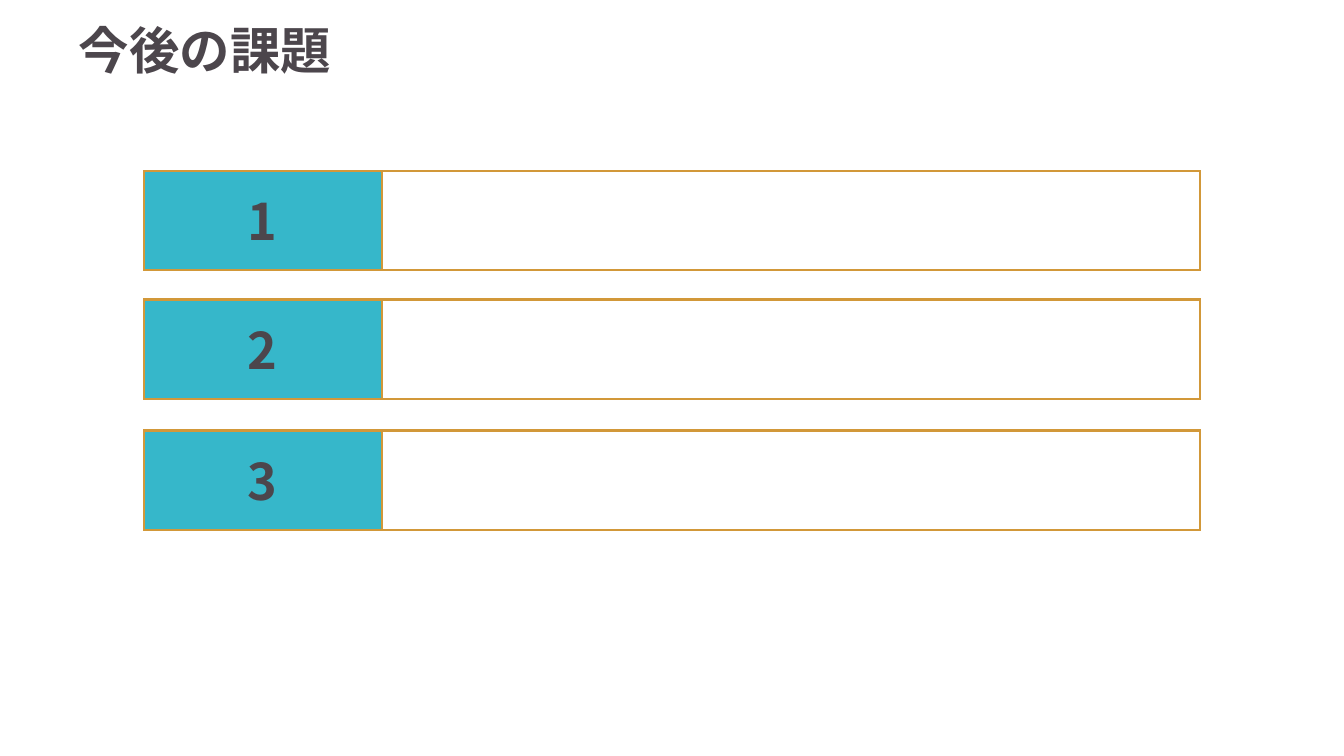
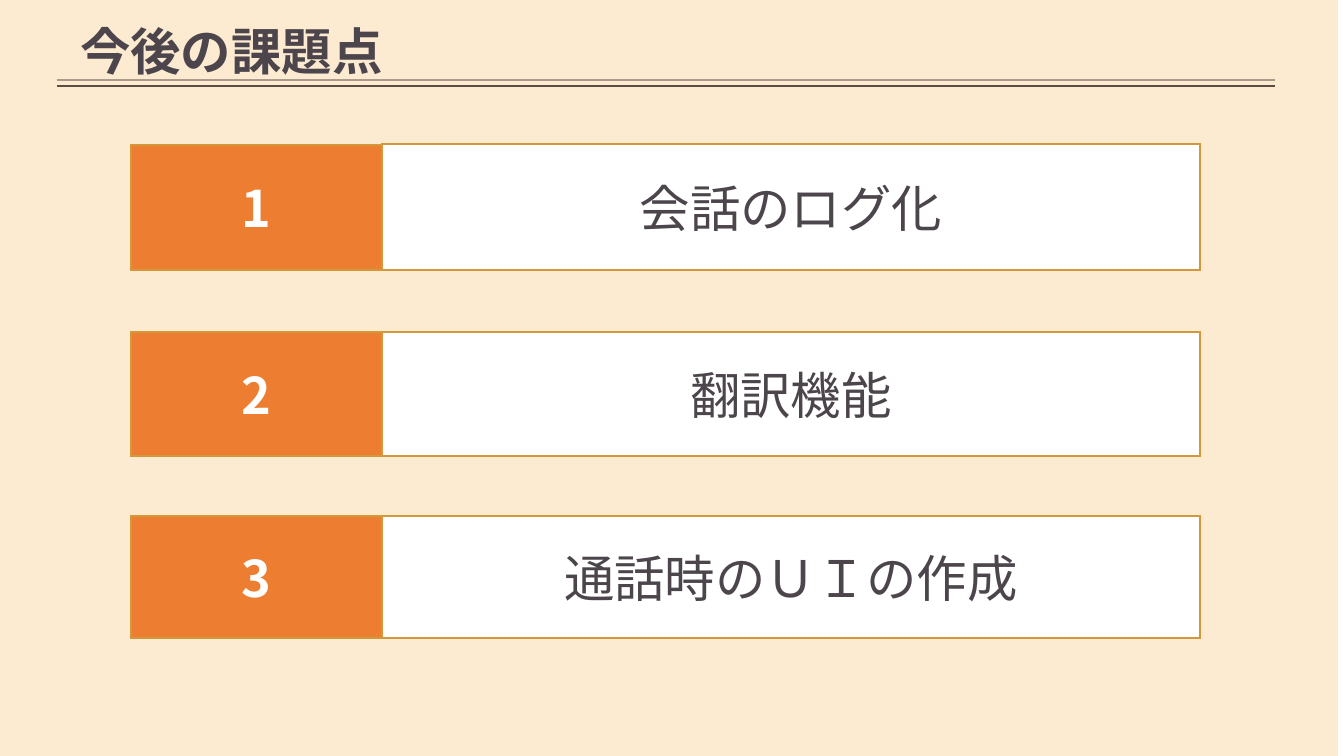
Before and after one commit to AdiosSora/subcall_cosmo, a slide deck: slide 9 of stable.pptx (slide 12 before the commit). Drawn at 1344x756 pixels with LibreOffice and Linux fonts; fonts in the diff are those of the drawing; background and template pictures are left out. Boxes give left, top, right and bottom in pixels: in the first picture for what was removed or moved away, otherwise in the second. Text is boxed around its words. In the diff, an @@ line names an element or a change of style, - is before the commit and + after.

```diff
--- a/stable.pptx
+++ b/stable.pptx
@@ rectangle added at bbox=[0, 0, 1338, 756], fill #FCEAD1 @@
@@ text at bbox=[80, 27, 382, 81]: text changed @@
-今後の課題
+今後の課題点
@@ line added from (57, 81) to (1274, 81), #AB9B8A 1.75 pt @@
@@ line added from (57, 86) to (1274, 86), #594C43 1.75 pt @@
@@ rectangle "1": place and size @@
-rectangle "1" at bbox=[144, 170, 382, 270]
+rectangle "1" at bbox=[131, 144, 381, 270]
@@ rectangle added at bbox=[382, 144, 1201, 270], fill #FFFFFF, outline #D29839 1.5 pt, 36 pt, text #4C464C @@
+会話のログ化
@@ rectangle removed at bbox=[382, 170, 1201, 270] @@
@@ rectangle removed at bbox=[382, 299, 1201, 399] @@
@@ rectangle "2": place and size @@
-rectangle "2" at bbox=[144, 299, 382, 399]
+rectangle "2" at bbox=[131, 332, 381, 457]
@@ rectangle added at bbox=[382, 332, 1201, 457], fill #FFFFFF, outline #D29839 1.5 pt, 36 pt, text #4C464C @@
+翻訳機能
@@ rectangle removed at bbox=[382, 431, 1201, 530] @@
@@ text colour #4C464C to #FFFFFF; fill #36B7CA to #ED7D31 in 3 elements at bbox=[131, 144, 381, 270], bbox=[131, 332, 381, 457], bbox=[131, 516, 381, 638] @@
@@ rectangle "3": place and size @@
-rectangle "3" at bbox=[144, 431, 382, 530]
+rectangle "3" at bbox=[131, 516, 381, 638]
@@ rectangle added at bbox=[382, 516, 1201, 638], fill #FFFFFF, outline #D29839 1.5 pt, 36 pt, text #4C464C @@
+通話時のＵＩの作成
```
Also in this commit, not shown: 5 other slides changed, 4 slides added, 18 slides removed.
